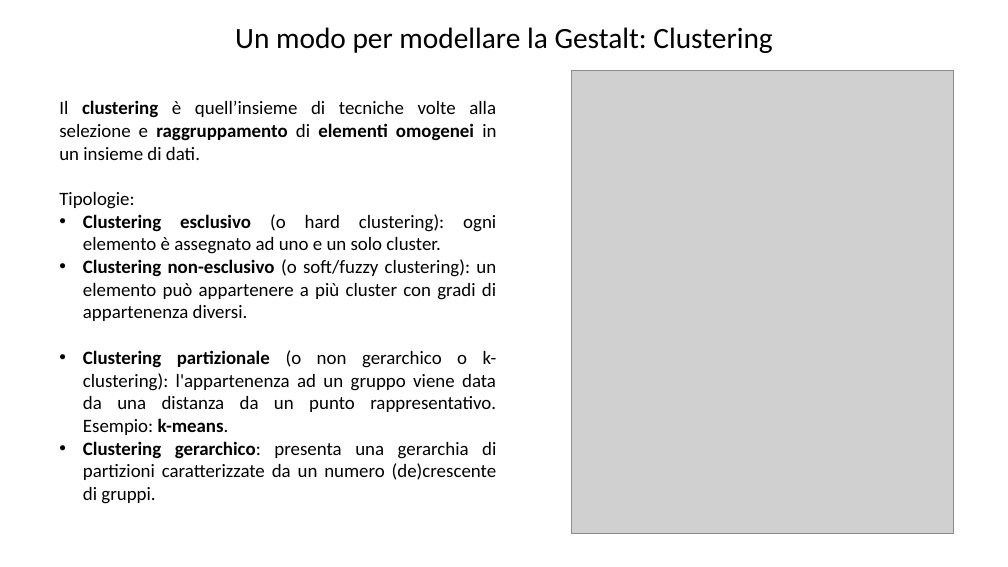
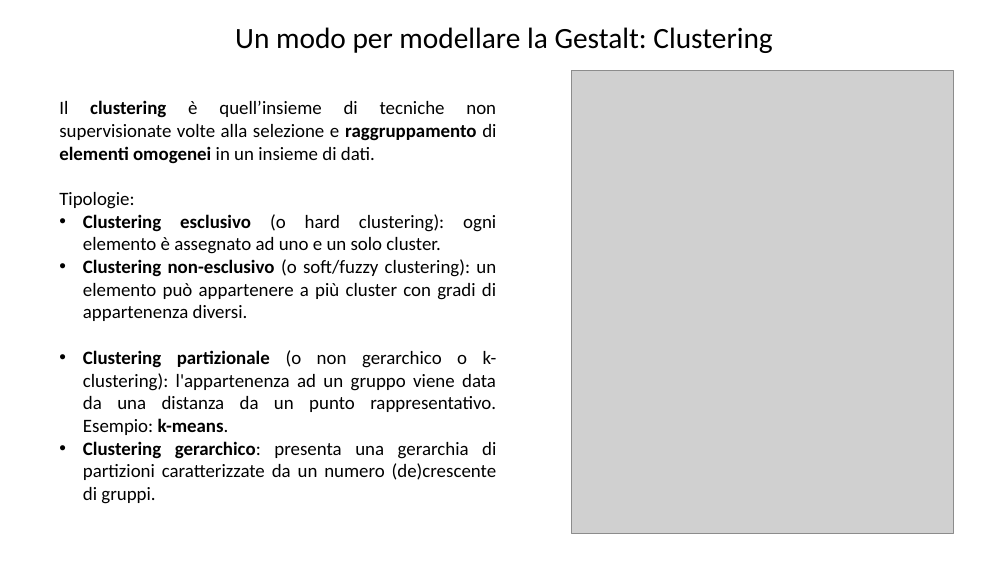
Before and after one commit to Teolul/Dot_Patterns_Perceptual_Grouping_RDG_vs_K-means, a slide deck: slide 5 of presentation.pptx. Drawn at 1008x567 pixels with LibreOffice and Linux fonts; fonts in the diff are those of the drawing; grey boxes stand for pictures; background and template pictures are left out. Boxes give left, top, right and bottom in pixels: in the first picture for what was removed or moved away, otherwise in the second. Text is boxed around its words. In the diff, an @@ line names an element or a change of style, - is before the commit and + after.

```diff
--- a/presentation.pptx
+++ b/presentation.pptx
@@ text at (x1=59, y1=100, x2=496, y2=164): text changed @@
-Il clustering è quell’insieme di tecniche volte alla selezione e raggruppamento di elementi omogenei in un insieme di dati.
+Il clustering è quell’insieme di tecniche non supervisionate volte alla selezione e raggruppamento di elementi omogenei in un insieme di dati.
```
Also in this commit, not shown: 1 other slide changed, 1 other file.
